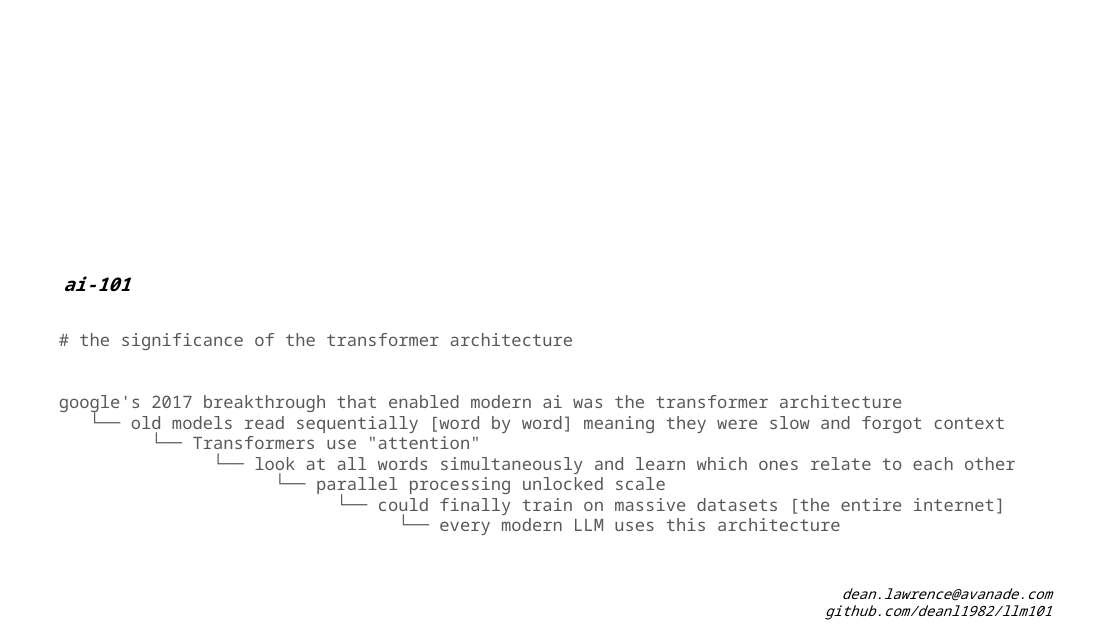
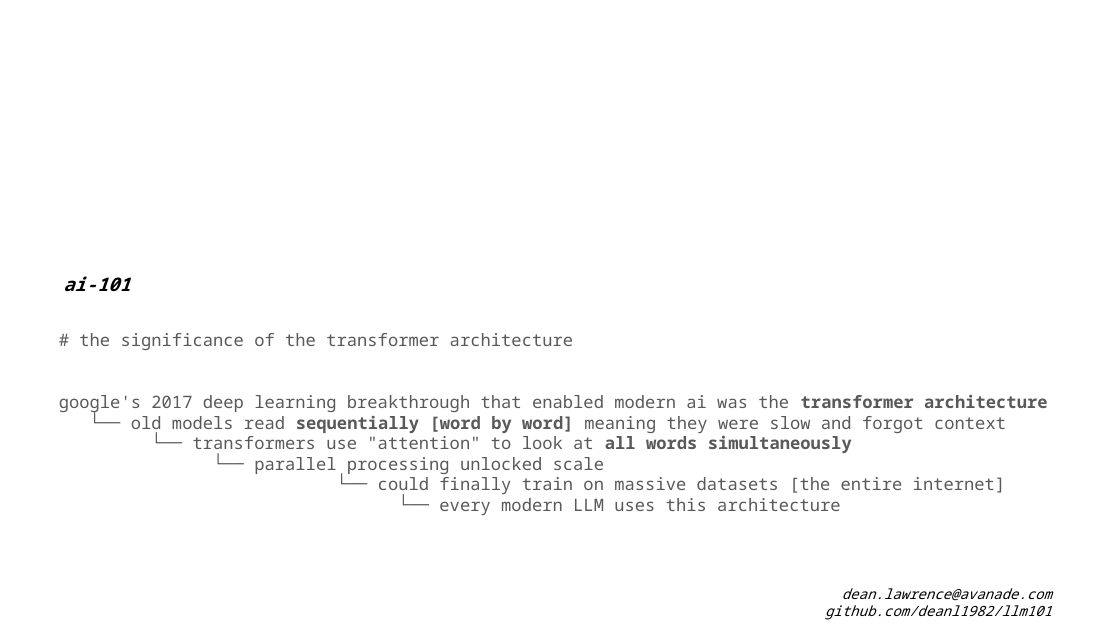
Before and after one commit to deanl1982/llm101, a slide deck: slide 5 of llm101.pptx (slide 3 before the commit). Drawn at 1120x630 pixels with LibreOffice and Linux fonts; fonts in the diff are those of the drawing. Boxes give left, top, right and bottom in pixels: in the first picture for what was removed or moved away, otherwise in the second. Text is boxed around its words. In the diff, an @@ line names an element or a change of style, - is before the commit and + after.

```diff
--- a/llm101.pptx
+++ b/llm101.pptx
@@ text at (59, 395, 1047, 413): text changed @@
-google's 2017 breakthrough that enabled modern ai was the transformer architecture
+google's 2017 deep learning breakthrough that enabled modern ai was the transformer architecture
@@ text at (131, 416, 1006, 434): bold on in "sequentially [word by word]" @@
@@ text at (193, 436, 852, 454): text changed @@
-└── Transformers use "attention"
-└── look at all words simultaneously and learn which ones relate to each other
+└── transformers use "attention" to look at all words simultaneously
```
Also in this commit, not shown: 10 other slides changed.
